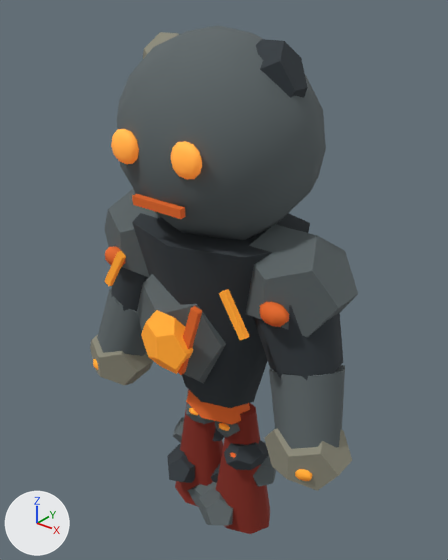
The glTF model models/units/golem.glb, before and after one commit.
Both versions are drawn from a 50 mm lens placed at (2.74, -3.39, 4.43), pointed at (-0.02, 0.06, 2.29). Arrows for +X, +Y and +Z are at lower left; the lights stay in place. The first picture is the older version. Where no turn or scale is listed for an object, it has been applied to the vertices. Vertices at exactly the same position are counted once.

In view in the first picture: 'GolemCrownRockLeft', 'GolemCrownRockRight', 'GolemEyeLeft', 'GolemEyeRight', 'GolemHead', 'GolemLeftForearm', 'GolemLeftShoulder', 'GolemLeftStormCore', 'GolemMagmaCore', 'GolemMouthMagma', 'GolemRightFist', 'GolemRightForearm', 'GolemRightShoulder', 'GolemRightStormCore', 'GolemRightUpperArm', 'GolemTorsoReverseTriangle', 'GolemTorsoRockMid', 'GolemWaistMagma' and 21 more.
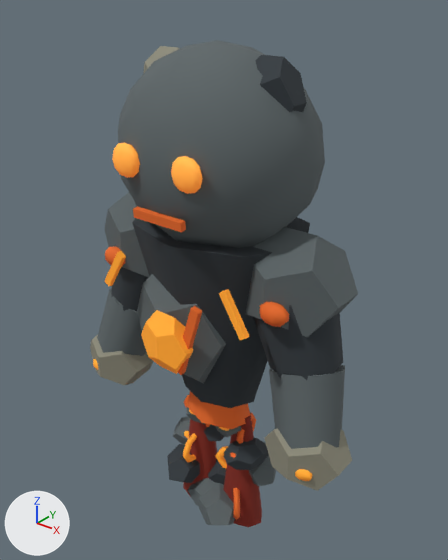
Commit message: fix: clarify golem magma storm silhouette

Location of each change, [x1, y1, x2, y2] in pixels of the pictures (448 x 560 px):
'GolemHead', moved: before [117, 25, 326, 240]; after [118, 40, 325, 248]
'GolemRightStormCore', reshaped, moved, rescaled (27% narrower, 13% shorter): before [216, 403, 270, 534]; after [223, 413, 262, 527]
'GolemCrownRockRight', moved: before [256, 39, 308, 98]; after [255, 55, 307, 112]
'GolemLeftStormCore', reshaped, moved, rescaled: before [175, 389, 223, 507]; after [183, 418, 217, 497]
'GolemEyeRight', moved: before [171, 141, 202, 179]; after [171, 156, 202, 194]
'GolemMouthMagma', moved: before [132, 194, 186, 219]; after [133, 206, 186, 232]
'GolemWaistMagma', moved: before [186, 390, 250, 425]; after [186, 391, 252, 430]
'GolemEyeLeft', moved: before [111, 129, 139, 164]; after [112, 143, 140, 178]
'GolemCrownRockLeft', moved: before [143, 32, 179, 59]; after [143, 46, 180, 74]
'GolemLeftMagmaWave2', added: after [183, 433, 197, 462]
'GolemRightMagmaWave1', added: after [233, 488, 240, 520]
'GolemRightMagmaWave2', added: after [215, 446, 228, 469]
'GolemRightMagmaWave3', added: after [236, 413, 256, 444]

Edits to the bpy script that builds the scene:
```text
Change me_mesh_0:
    used by ob_golemleftstormcore; parent = ob_golemleftstonemagmatornado; location = (0.0, 0.0, 0.59); scale = (1.0, 0.78, 1.0)
    remove me_mesh_0.from_pydata(...)  # 20 vertices, 32 faces; spans x -0.3..0.3, y -0.3..0.3, z -0.59..0.59
    add me_mesh_0.from_pydata(...)  # 29 vertices, 48 faces; spans x -0.22..0.22, y -0.22..0.22, z -0.56..0.56
    me_mesh_0 part 1: the whole mesh is rebuilt
Change me_mesh_11:
    used by ob_golemrightstormcore; parent = ob_golemrightstonemagmatornado; location = (0.0, 0.0, 0.59); scale = (1.0, 0.78, 1.0)
    remove me_mesh_11.from_pydata(...)  # 20 vertices, 32 faces; spans x -0.3..0.3, y -0.3..0.3, z -0.59..0.59
    add me_mesh_11.from_pydata(...)  # 29 vertices, 48 faces; spans x -0.22..0.22, y -0.22..0.22, z -0.56..0.56
    me_mesh_11 part 2: the whole mesh is rebuilt
Add me_mesh_17_1:
    me_mesh_17_1.from_pydata(...)  # 54 vertices, 80 faces; spans x -0.063..0.063, y -0.173..0.173, z -0.128..0.128
    me_mesh_17_1.materials.append(mat_golemmagmaorange)  # orange #e26920
Add me_mesh_16_1:
    me_mesh_16_1.from_pydata(...)  # 54 vertices, 80 faces; spans x -0.195..0.195, y -0.11..0.11, z -0.157..0.157
    me_mesh_16_1.materials.append(mat_golemmagmabright)  # orange #ffb22e, glowing brown #a33d0b
Add me_mesh_15_1:
    me_mesh_15_1.from_pydata(...)  # 54 vertices, 80 faces; spans x -0.167..0.167, y -0.2..0.2, z -0.186..0.186
    me_mesh_15_1.materials.append(mat_golemmagmaorange)  # orange #e26920
Add me_mesh_2_1:
    me_mesh_2_1.from_pydata(...)  # 54 vertices, 80 faces; spans x -0.042..0.042, y -0.217..0.217, z -0.157..0.157
    me_mesh_2_1.materials.append(mat_golemmagmabright)  # orange #ffb22e, glowing brown #a33d0b
Change ob_golemleftstormcore:
    ob_golemleftstormcore.location: (0.0, 0.0, 0.59) -> (0.0, 0.0, 0.56)
    ob_golemleftstormcore.scale: (1.0, 0.78, 1.0) -> (1.0, 0.72, 1.0)
Change ob_golemrightstormcore:
    ob_golemrightstormcore.location: (0.0, 0.0, 0.59) -> (0.0, 0.0, 0.56)
    ob_golemrightstormcore.scale: (1.0, 0.78, 1.0) -> (1.0, 0.72, 1.0)
Change ob_golemwaistmagma:
    ob_golemwaistmagma.location: (0.0, -0.03, 1.35) -> (0.0, -0.03, 1.32)
Change ob_golemhead:
    ob_golemhead.location: (0.0, -0.03, 3.42) -> (0.0, -0.03, 3.33)
Change ob_golemcrownrockleft:
    ob_golemcrownrockleft.location: (-0.44, -0.023, 3.82) -> (-0.44, -0.023, 3.73)
Change ob_golemcrownrockright:
    ob_golemcrownrockright.location: (0.44, -0.037, 3.82) -> (0.44, -0.037, 3.73)
Change ob_golemeyeleft:
    ob_golemeyeleft.location: (-0.28, -0.646, 3.44) -> (-0.28, -0.646, 3.35)
Change ob_golemeyeright:
    ob_golemeyeright.location: (0.26, -0.654, 3.44) -> (0.26, -0.654, 3.35)
Change ob_golemmouthmagma:
    ob_golemmouthmagma.location: (-0.009, -0.64, 3.09) -> (-0.009, -0.64, 3.0)
Add ob_golemrightmagmawave3:
    ob_golemrightmagmawave3 = bpy.data.objects.new('GolemRightMagmaWave3', me_mesh_17_1)
    ob_golemrightmagmawave3.location = (0.237, 0.05, 0.94)
Add ob_golemrightmagmawave2:
    ob_golemrightmagmawave2 = bpy.data.objects.new('GolemRightMagmaWave2', me_mesh_16_1)
    ob_golemrightmagmawave2.location = (0.183, 0.017, 0.6)
Add ob_golemrightmagmawave1:
    ob_golemrightmagmawave1 = bpy.data.objects.new('GolemRightMagmaWave1', me_mesh_15_1)
    ob_golemrightmagmawave1.location = (0.203, -0.042, 0.26)
Add ob_golemleftmagmawave2:
    ob_golemleftmagmawave2 = bpy.data.objects.new('GolemLeftMagmaWave2', me_mesh_2_1)
    ob_golemleftmagmawave2.location = (-0.239, -0.049, 0.6)
```
